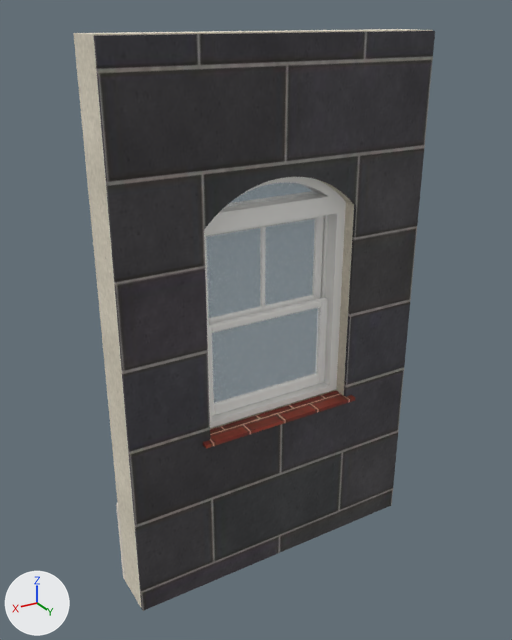
The glTF model kits/cinema/pieces/s_g_window.glb: old version first, new version second.
One viewpoint serves both versions: a camera (50 mm lens) standing at (2.11, 3.51, 3.23) and looking at (0.07, 0.1, 1.52). The lights are fixed; the arrows at lower left show +X, +Y and +Z. The picture after the commit comes second. Where no turn or scale is listed for an object, it has been applied to the vertices.

In view in the first picture: 's_g_window_brick', 's_g_window_frame', 's_g_window_glass', 's_g_window_plaster', 's_g_window_sash', 's_g_window_trim' and 1 more.
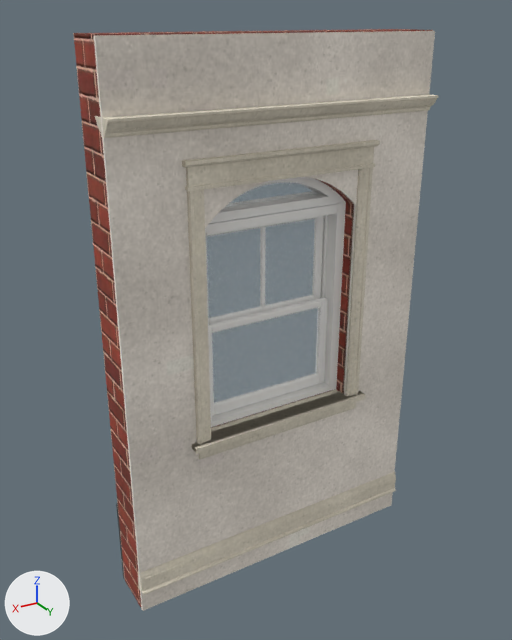
Location of each change, [x1, y1, x2, y2] in pixels of the pictures (512 x 640 px):
's_g_window_plaster', surface changed (black to grey)
    both: [94, 31, 435, 611]
'molduras', added
    after: [95, 94, 438, 595]
's_g_window_brick', surface changed
    both: [73, 29, 433, 607]
's_g_window_trim', surface changed, recoloured
    both: [203, 391, 355, 448]
's_g_window_sash', unchanged, covered by the edit
    before: [206, 216, 328, 416]
    after: [206, 216, 324, 325]
'folha_sash', unchanged, uncovered by the edit
    after: [208, 297, 328, 416]

Diff of the bpy script that builds the scene:
```diff
--- a/kits/cinema/pieces/s_g_window.glb.py
+++ b/kits/cinema/pieces/s_g_window.glb.py
@@ img_image_17 @@
+img_image_17 = load_image('Image_17', '_unpacked/Image_17', 384, 384, 'Non-Color')
@@ img_image_16 @@
+img_image_16 = load_image('Image_16', '_unpacked/Image_16', 384, 384, 'sRGB')
@@ img_image_19 @@
+img_image_19 = load_image('Image_19', '_unpacked/Image_19', 384, 384, 'Non-Color')
@@ mat_brick @@
 n2 = _N.new('ShaderNodeTexImage'); n2.name = 'Image Texture'
-n2.image = img_image_0
+n2.image = img_image_12
 n3 = _N.new('ShaderNodeMath'); n3.name = 'Math'
@@ mat_brick @@
 n5 = _N.new('ShaderNodeTexImage'); n5.name = 'Image Texture.001'
-n5.image = img_image_3
+n5.image = img_image_15
 n6 = _N.new('ShaderNodeNormalMap'); n6.name = 'Normal Map'
@@ mat_brick @@
 n7 = _N.new('ShaderNodeTexImage'); n7.name = 'Image Texture.002'
-n7.image = img_image_1
+n7.image = img_image_13
 _L.new(n0.outputs[0], n1.inputs[0])  # 'BSDF' to 'Surface'
@@ mat_plaster @@
 n2 = _N.new('ShaderNodeTexImage'); n2.name = 'Image Texture'
-n2.image = img_image_4
+n2.image = img_image_8
 n3 = _N.new('ShaderNodeMath'); n3.name = 'Math'
@@ mat_plaster @@
 n5 = _N.new('ShaderNodeTexImage'); n5.name = 'Image Texture.001'
-n5.image = img_image_7
+n5.image = img_image_11
 n6 = _N.new('ShaderNodeNormalMap'); n6.name = 'Normal Map'
@@ mat_plaster @@
 n7 = _N.new('ShaderNodeTexImage'); n7.name = 'Image Texture.002'
-n7.image = img_image_5
+n7.image = img_image_9
 _L.new(n0.outputs[0], n1.inputs[0])  # 'BSDF' to 'Surface'
@@ mat_trim @@
 n2 = _N.new('ShaderNodeTexImage'); n2.name = 'Image Texture'
-n2.image = img_image_12
+n2.image = img_image_16
 n3 = _N.new('ShaderNodeMath'); n3.name = 'Math'
@@ mat_trim @@
 n5 = _N.new('ShaderNodeTexImage'); n5.name = 'Image Texture.001'
-n5.image = img_image_15
+n5.image = img_image_19
 n6 = _N.new('ShaderNodeNormalMap'); n6.name = 'Normal Map'
@@ mat_trim @@
 n7 = _N.new('ShaderNodeTexImage'); n7.name = 'Image Texture.002'
-n7.image = img_image_13
+n7.image = img_image_17
 _L.new(n0.outputs[0], n1.inputs[0])  # 'BSDF' to 'Surface'
@@ mat_trim_001 @@
+mat_trim_001 = bpy.data.materials.new('trim.001')
+# uses the picture img_image_0
+# uses the picture img_image_1
+# uses the picture img_image_3
@@ me_s_g_window_trim @@
 me_s_g_window_trim.from_pydata(...)  # 128 vertices, 212 faces; spans x -0.65..0.65, y -0.08..0.34, z 0.82..2.71
-me_s_g_window_trim.materials.append(mat_trim)
+me_s_g_window_trim.materials.append(mat_trim_001)
@@ me_molduras @@
+me_molduras.from_pydata(...)  # 264 vertices, 456 faces; spans x -1.0..1.0, y 0.2..0.38, z 0.0..2.8
+me_molduras.materials.append(mat_trim)
@@ ob_molduras @@
+ob_molduras = bpy.data.objects.new('molduras', me_molduras)
+ob_molduras.location = (0.0, 0.0, 0.0)
```
